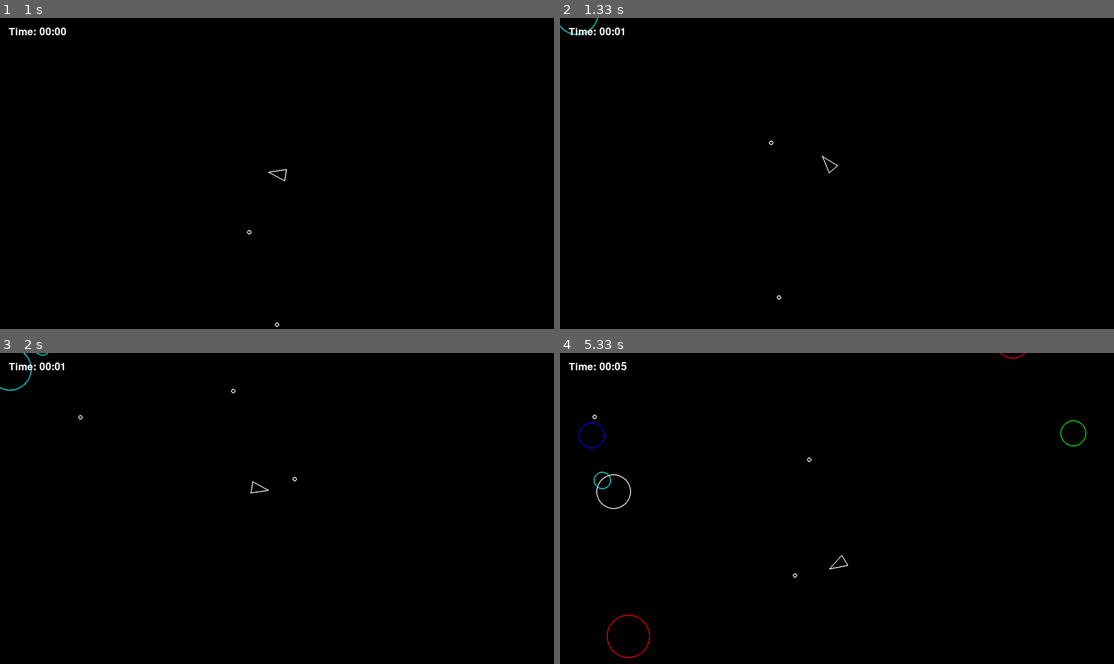
Above: before the commit, frames 1-4 (two rows, left to right).
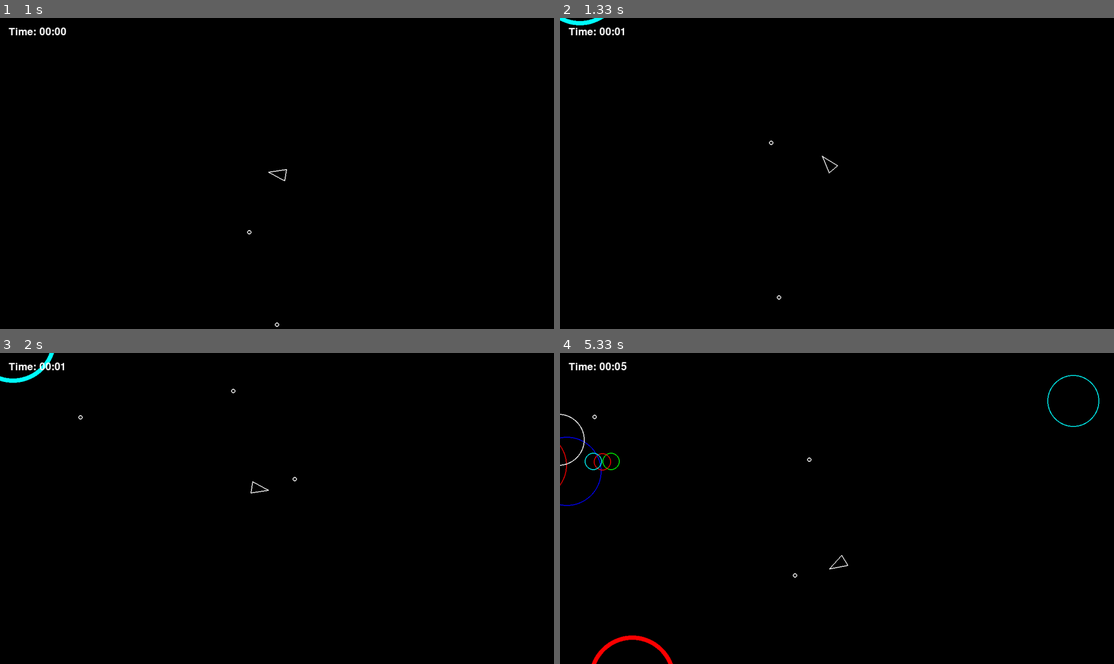
Above: after the commit, the same moments.

Repository: TobiasPartzsch/asteroids-game
Game: pygame game, started from main.py
Same seed, same stepped clock (60 frames per second), same inputs: the game is played once before the commit and once after it.
Inputs:
- Up to frame 1 (1 s): tap Space at 0.33, 0.73 s; hold D from 0.67 s (still down)
- Up to frame 2 (1.33 s): tap Space at 1.03, 1.23 s; release D at 1.13 s; hold W from 1.17 s (still down)
- Up to frame 3 (2 s): release W at 1.47 s; hold D 1.5-1.97 s; tap Space at 1.57, 1.87 s
- Up to frame 4 (5.33 s): hold A 2-2.53 s; tap Space at 2.07, 2.37, 2.63, 2.97, 3.27, 3.4, 3.8, 4.1, 4.47, 4.87, 5.17 s; hold S 2.57-2.87 s; hold A 2.9-3.3 s; hold W 3.33-3.7 s; hold D 3.73-4.37 s; hold S 4.4-4.77 s; hold A 4.8-5.27 s; hold D from 5.3 s (still down)

Frame 1 is identical in both runs. In frame 2, 0.1% of the frame differs, in the area x 0-8%, y 0-6%; in frame 3, 0.2%; in frame 4, 1.1%, in the area x 0-98%, y 0-100%.

Commit message:
speed and spawn rate ncrease over time

Diff:
--- a/asteroid_sprite.py
+++ b/asteroid_sprite.py
@@ -1,6 +1,6 @@
 import random
 import time
-from typing import Any, Callable
+from typing import Any, Callable, Optional
 
 import pygame
 
@@ -31,6 +31,9 @@
         # Color based on object ID
         colors = ["white", "red", "green", "blue", "yellow", "cyan", "magenta"]
         self.debug_color = colors[id(self) % len(colors)]
+        self.fragmentation_counter = 0
+        self.initial_speed: Optional[float] = None
+
 
     def draw(self, screen: pygame.Surface) -> None:
         """Draw asteroids as a simple circle with a white border."""
@@ -128,6 +131,15 @@
         if self.invulnerable_timer > 0:
             self.invulnerable_timer -= dt
 
+        game_time = pygame.time.get_ticks() / 1000  # in seconds
+        updated_speed = (
+            (self.initial_speed or 0.0)
+            * asteroids.SPEED_GROWTH.function_type.calculate_multiplier(
+                asteroids.SPEED_GROWTH.coefficients, game_time
+            )
+        )
+        self.velocity = self.velocity.normalize() * updated_speed
+
         if hasattr(self, 'is_fragment'):
             self.position = self.manual_position.copy()
         else:
@@ -195,6 +207,7 @@
             print(f"SPLIT_SPEEDUP = {asteroids.SPLIT_SPEEDUP}")
             print(f"old velocity = {a.velocity}")
             a.velocity *= asteroids.SPLIT_SPEEDUP
+            a.initial_speed = a.velocity.length()
             print(f"sped up velocity = {a.velocity}")
             a.velocity = a.velocity.rotate(angle * direction)
             print(f"rotated velocity = {a.velocity}")
@@ -204,6 +217,7 @@
             print(f"Fragment {direction}: pos={a.position}, vel={a.velocity}, radius={new_radius}")
             a.is_fragment = True  # Mark as fragment for tracking
             a.creation_time = pygame.time.get_ticks()
+            a.fragmentation_counter = self.fragmentation_counter + 1
             print(f"AFTER SETUP: pos={a.position}")
 
         print(f"=== SPLIT COMPLETED ===")
--- a/asteroidfield.py
+++ b/asteroidfield.py
@@ -5,7 +5,7 @@
 import random
 
 from asteroid_sprite import Asteroid
-from settings.asteroids import MAX_RADIUS, MIN_RADIUS, SIZES, SPAWN_RATE, SPAWN_RATE_INCREASE
+from settings.asteroids import MAX_RADIUS, MIN_RADIUS, SIZES, SPAWN_RATE_GROWTH, STARTING_SPEED_SPREAD
 from settings.display import SCREEN_HEIGHT, SCREEN_WIDTH
 
 
@@ -53,6 +53,7 @@
         """
         asteroid = Asteroid(position, radius)
         asteroid.velocity = velocity
+        asteroid.initial_speed = velocity.length()
 
     def update(self, dt: float) -> None:
         """Potentially spawn new asteroids and keep increasing spawn rate if configured.
@@ -62,17 +63,20 @@
         """
         # print(f"ASTEROID UPDATE CALLED: {id(self)}")
         game_time = pygame.time.get_ticks() / 1000  # in seconds
-        # No division by zero, and only decrease if SPAWN_RATE_INCREASE > 0
-        adjustment = (game_time / SPAWN_RATE_INCREASE) if SPAWN_RATE_INCREASE > 0 else 0
-        current_spawn_rate = max(SPAWN_RATE - adjustment, SPAWN_RATE)
+        spawn_rate_per_sec = SPAWN_RATE_GROWTH.function_type.calculate_multiplier(
+            SPAWN_RATE_GROWTH.coefficients, game_time
+        )
+        if spawn_rate_per_sec <= 0:
+            raise ValueError(f"Calculated spawn rate of {spawn_rate_per_sec} isn't plausible.")
+        spawn_inveral_sec = 1 / spawn_rate_per_sec
 
         self.spawn_timer += dt
-        if self.spawn_timer > current_spawn_rate:
+        if self.spawn_timer > spawn_inveral_sec:
             self.spawn_timer = 0
 
             # spawn a new asteroid at a random edge
             edge = random.choice(self.edges)
-            speed = random.randint(40, 100)
+            speed = random.randint(*STARTING_SPEED_SPREAD)
             velocity = edge[0] * speed
             velocity = velocity.rotate(random.randint(-30, 30))
             position = edge[1](random.uniform(0, 1))
--- a/settings/asteroids.py
+++ b/settings/asteroids.py
@@ -1,20 +1,106 @@
+from dataclasses import dataclass
+from enum import Enum, auto
+import math
 from collision_types import CollisionBehaviour
 
+PolynomialCoefficients = tuple[float, ...]
+ExponentialCoefficients = tuple[float, float]
+AnyGrowthCoefficients = PolynomialCoefficients | ExponentialCoefficients
+
+
+class GrowthFunction(Enum):
+    POLYNOMIAL = auto()
+    """Represents a polynomial growth function ax^n + bx^(n-1) + ... + k.
+
+       Expected coefficients: PolynomialCoefficients (Tuple[float, ...]).
+       The tuple elements correspond to the coefficients [a, b, ..., k]
+       of the polynomial terms, in order of decreasing power.
+       Must contain at least one coefficient (k).
+       Example: (1.0, 2.0, 3.0) for 1.0*x^2 + 2.0*x + 3.0 (if x is time).
+    """
+    EXPONETIAL = auto()
+    """Represents an exponential growth function ae^(bx).
+
+       Expected coefficients: ExponentialCoefficients (Tuple[float, float]).
+       The tuple must contain exactly two floats: [a, b].
+       Example: (1.0, 0.05) for 1.0*e^(0.05*x).
+    """
+    def calculate_multiplier(
+            self,
+            coefficients: AnyGrowthCoefficients,
+            time: float
+        ) -> float:
+        """Calculates the speed multiplier for this growth function type."""
+        if not isinstance(coefficients, tuple):  # type: ignore Give an error to careless people
+            raise ValueError(f"Invalid coefficients for {self.name}: Must be a tuple, but received {coefficients!r}.")
+
+        match self:
+            case GrowthFunction.POLYNOMIAL:
+                # Specific checks for Polynomial
+                if not coefficients:
+                    raise ValueError(
+                        f"Invalid coefficients for {self.name}: "
+                        f"Polynomial requires a non-empty tuple, but got {coefficients!r}."
+                    )
+                if not all(isinstance(c, (int, float)) for c in coefficients):  # type: ignore Give an error to careless people
+                    raise ValueError(
+                        f"Invalid coefficients for {self.name}: "
+                        f"All polynomial coefficients must be numbers, but got {coefficients!r}."
+                    )
+                # Calculate polynomial value
+                n = len(coefficients) - 1
+                multiplier = 0.0
+                for i, coeff in enumerate(coefficients):
+                    power = n - i
+                    multiplier += coeff * (time ** power)
+                return multiplier
+
+            case GrowthFunction.EXPONETIAL:
+                # Specific checks for Exponential
+                if len(coefficients) != 2:
+                    raise ValueError(
+                        f"Invalid coefficients for {self.name}: "
+                        f"Exponential requires exactly two coefficients (a, b), but got {coefficients!r} (length {len(coefficients)})."
+                    )
+                if not all(isinstance(c, (int, float)) for c in coefficients):  # type: ignore Give an error to careless people
+                    raise ValueError(
+                        f"Invalid coefficients for {self.name}: "
+                        f"Exponential coefficients must be numbers, but got {coefficients!r}."
+                )
+
+                # Calculate exponential value
+                a, b = coefficients
+                return a * math.exp(b * time)
+            case _:
+                raise NotImplementedError(f"Calculation not implemented for {self}")
+
+@dataclass(frozen=True) # frozen=True makes it immutable, like a constant
+class GrowthSetting:
+    function_type: GrowthFunction
+    coefficients: AnyGrowthCoefficients # This type hint applies to *this* field
 
 # Shape
-MIN_RADIUS = 10.0
+MIN_RADIUS = 20.0
 SIZES = 5
 MAX_RADIUS = MIN_RADIUS * SIZES
 
 # Spawning
-SPAWN_RATE = 0.8
-SPAWN_RATE_INCREASE = 1
-SPAWN_INVUL_TIME_IN_SEC = 0.2
+SPAWN_RATE_GROWTH = GrowthSetting(
+    function_type=GrowthFunction.POLYNOMIAL,
+    coefficients=(0.1, 0.8)
+)  # spawns per second
+STARTING_SPEED_SPREAD = (40, 100)  # pixels per second
+SPEED_GROWTH = GrowthSetting(
+    function_type=GrowthFunction.EXPONETIAL,
+    coefficients=(1.0, 0.03,)
+)  # multiplier on speed
+SPAWN_INVUL_TIME_IN_SEC = 1.0
+
 
 # Splitting
-SPLIT_SPEEDUP = 1.2
-SPLIT_DIRECTIONS = (-1, 1)
-SPLIT_ANGLE = (20, 50)
+SPLIT_SPEEDUP = 1
+SPLIT_DIRECTIONS = (-0.5, 0, 0.5) # (-1, -0.5, 0, 0.5, 1,)
+SPLIT_ANGLE = (10, 45)
 
 # Collision
 COLLISION_ENABLED = False
@@ -26,4 +112,4 @@
 BORDER_COLOR = 'white'
 FILL_COLOR = 'lightgray'
 INVULNERABILITY_BLINKING_PER_SECOND = 2.0
-INVULNERABILITY_BLINK_PATTERN = (1, 1)  # ratio between on (first) and off (second)
+INVULNERABILITY_BLINK_PATTERN = (1, 0)  # ratio between on (first) and off (second)
